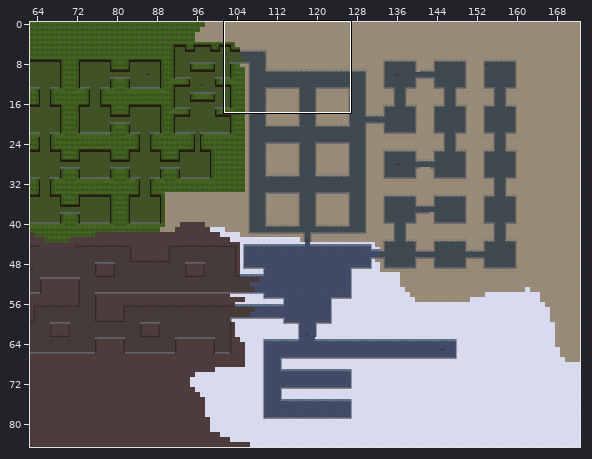
Two versions of a level (Tiled map, Tools/Working Level Editor/Final Level.tmx). Above, an overview of the earlier version with the close-up marked.
Close-up. Earlier state:
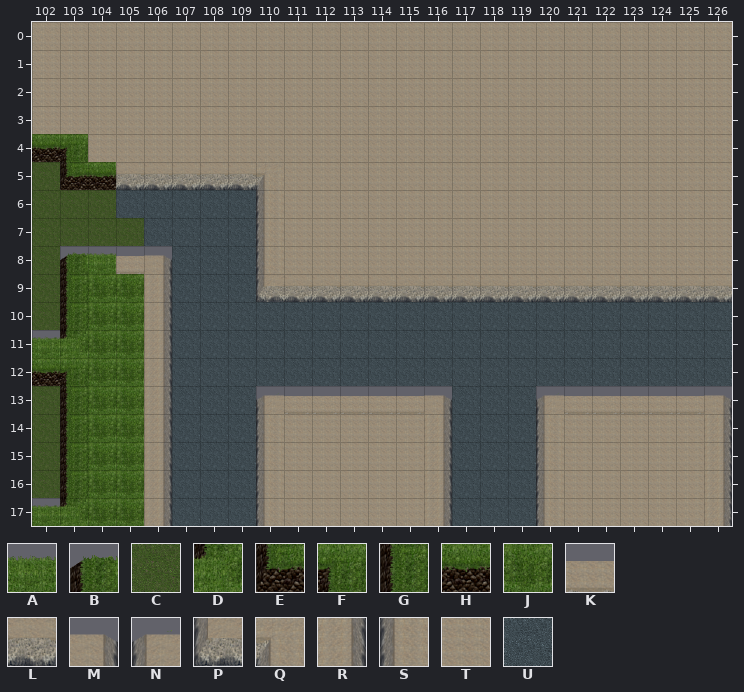
Cells are 64x64 px. Shown: x 102..126, y 0..17. The commit also changed other parts of the map, which this record leaves out.
Key: from "Floors/Walls": A 0 "Bottom", B 2 "BottomConvexCorner", C 3 "Floor", D 5 "BottomCorner", E 7 "ConvexCorner", F 9 "Corner", G 11 "SideWall", H 12 "Wall", J 13 "TopArea", K 14 "Bottom", L 15 "Wall", M 16 "BottomConvexCorner", N 17 "BottomConvexCorner", P 21 "ConvexCorner", Q 23 "Corner", R 24 "SideWall", S 25 "SideWall", T 26 "TopArea", U 27 "Floor".
_ is an empty cell.
Layers that did not change in this view are not listed.
Layer "Level" before, first column x 102:
 0 TTTTTTTTTTTTTTTTTTTTTTTTT
 1 TTTTTTTTTTTTTTTTTTTTTTTTT
 2 TTTTTTTTTTTTTTTTTTTTTTTTT
 3 TTTTTTTTTTTTTTTTTTTTTTTTT
 4 HFTTTTTTTTTTTTTTTTTTTTTTT
 5 CEHLLLLLQTTTTTTTTTTTTTTTT
 6 CCCUUUUUSTTTTTTTTTTTTTTTT
 7 CCCCUUUUSTTTTTTTTTTTTTTTT
 8 CBAKMUUUSTTTTTTTTTTTTTTTT
 9 CGJJRUUUPLLLLLLLLLLLLLLLL
10 CGJJRUUUUUUUUUUUUUUUUUUUU
11 ADJJRUUUUUUUUUUUUUUUUUUUU
12 HFJJRUUUUUUUUUUUUUUUUUUUU
13 CGJJRUUUNKKKKKMUUUNKKKKKM
14 CGJJRUUUSTTTTTRUUUSTTTTTR
15 CGJJRUUUSTTTTTRUUUSTTTTTR
16 CGJJRUUUSTTTTTRUUUSTTTTTR
17 ADJJRUUUSTTTTTRUUUSTTTTTR
New version:
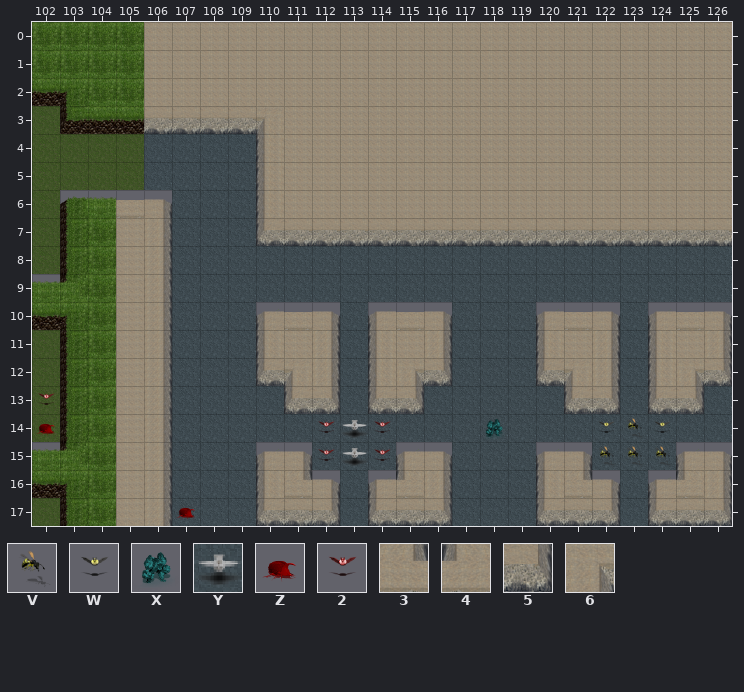
Further tiles: from "Enemies": V 2 "Wasp", W 3 "ElectricBat", X 8 "Ice Golem", Y 10 "Frost Owl", Z 13 "Fire Ant", 2 14 "Fire Bat"; from "Floors/Walls": 3 18 "BottomCorner", 4 19 "BottomCorner", 5 20 "ConvexCorner", 6 22 "Corner".
See-through tiles are keyed as they look on the map.
Edits made:
Changed rows in their new state; . is an unchanged cell.
Layer "Level":
first column x 102:
 0 JJJJ.....................
 1 JJJJ.....................
 2 HFJJ.....................
 3 CEHHLLLLQ................
 4 CCCCUUUUS................
 5 .CCCUUUUS................
 6 .BAKM....................
 7 .GJTR...PLLLLLLLLLLLLLLLL
 8 .GJTR...UUUUUUUUUUUUUUUUU
 9 AD.T....UUUUUUUUUUUUUUUUU
10 HF.T....NKM.NKM...NKM.NKM
11 CG.T....STR.STR...STR.STR
12 CG.T....PQR.S65...PQR.S65
13 ...T....UP5UP5U...UP5UP5U
14 ...T....UUUUUUU...UUUUUUU
15 AD.T....NMUUUNM...NMUUUNM
16 HF.T.....3MUN4.....3MUN4.
17 CG.T....PL5UPL5...PL5UPL5
Layer "Enemies":
first column x 102:
13 2......................
14 Z.........2Y2...X...WVW
15 ..........2Y2.......VVV
17 .....Z.................
Boxes around the changes in both close-ups, in picture pixels (x1, y1, x2, y2):
changed: (32, 22, 732, 526)
